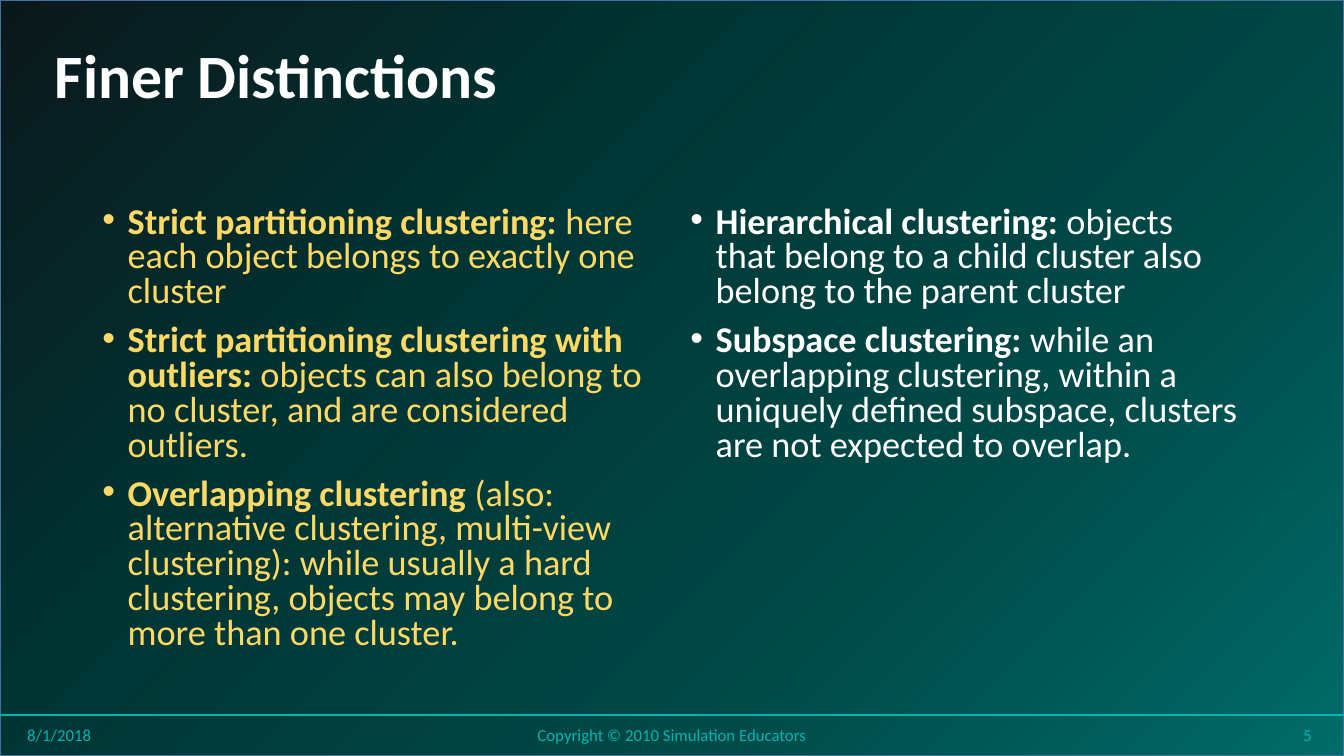
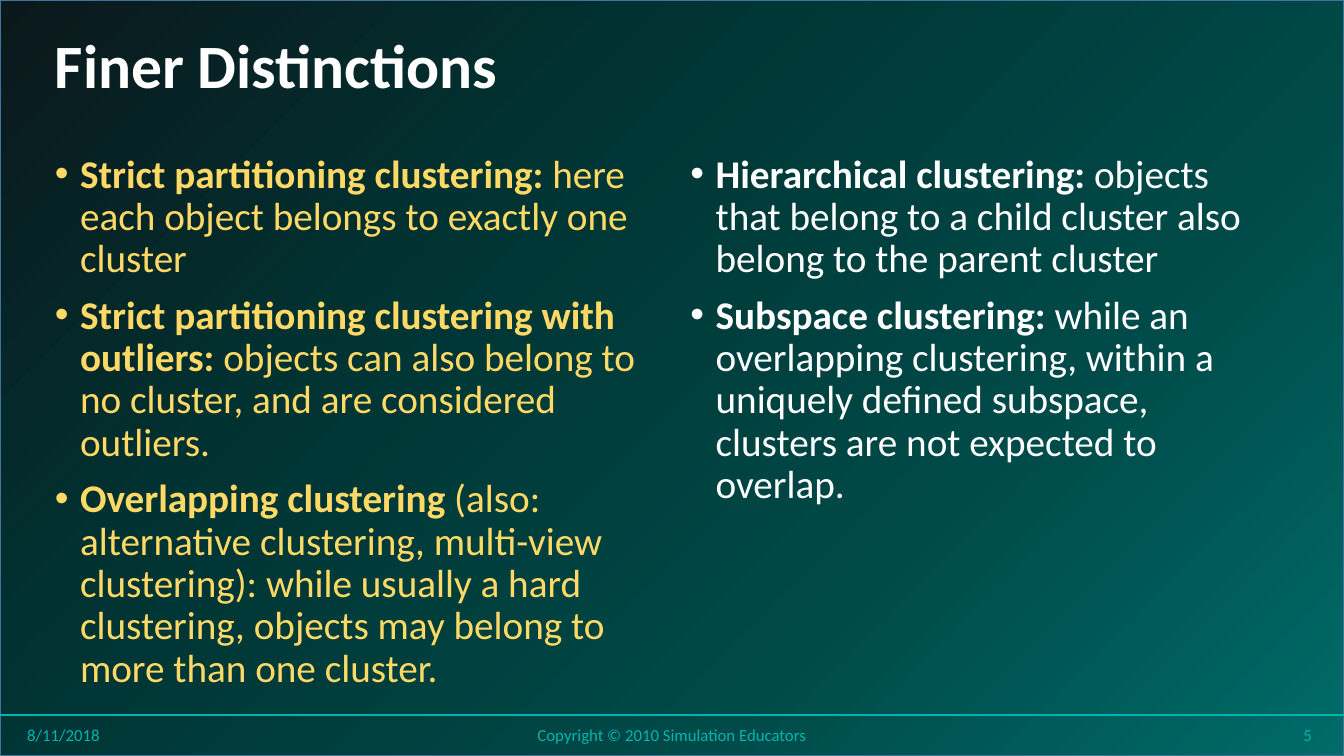
Before and after one commit to stricje1/VIT_University, a slide deck: slide 5 of Data_Analytics_2018/PPT/Lesson 18 - Data Analytics - Clustering.pptx. Drawn at 1344x756 pixels with LibreOffice and Linux fonts; fonts in the diff are those of the drawing; background and template pictures are left out. Boxes give left, top, right and bottom in pixels: in the first picture for what was removed or moved away, otherwise in the second. Text is boxed around its words. In the diff, an @@ line names an element or a change of style, - is before the commit and + after.

```diff
--- a/Data_Analytics_2018/PPT/Lesson 18 - Data Analytics - Clustering.pptx
+++ b/Data_Analytics_2018/PPT/Lesson 18 - Data Analytics - Clustering.pptx
@@ title "Finer Distinctions": place and size @@
-title "Finer Distinctions" at <box>55,54,497,99</box>
+title "Finer Distinctions" at <box>55,44,497,89</box>
@@ text "Strict partitioning clustering: here each ..." at <box>80,160,635,683</box>: size 25.9 to 28 pt; line spacing 0.8 to 0.9 @@
@@ text "Strict partitioning clustering: here each ...": place and size @@
-text "Strict partitioning clustering: here each ..." at <box>128,208,642,646</box>
+text "Strict partitioning clustering: here each ..." at <box>80,160,635,683</box>
@@ text "Hierarchical clustering: objects that belong ...": place and size @@
-text "Hierarchical clustering: objects that belong ..." at <box>716,208,1238,463</box>
+text "Hierarchical clustering: objects that belong ..." at <box>716,160,1241,505</box>
@@ text "Hierarchical clustering: objects that belong ..." at <box>716,160,1241,505</box>: size 25.9 to 28 pt; line spacing 0.8 to 0.9 @@
@@ text at <box>27,729,99,742</box>: text changed @@
-8/1/2018
+8/11/2018
```
Also in this commit, not shown: 35 other slides changed, 12 other files.
